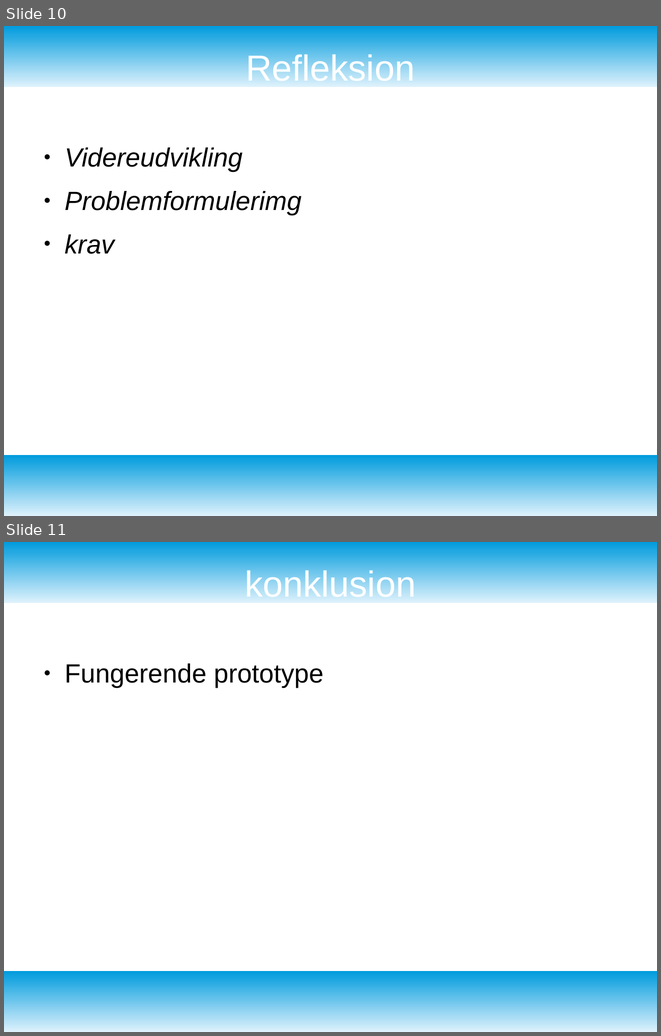
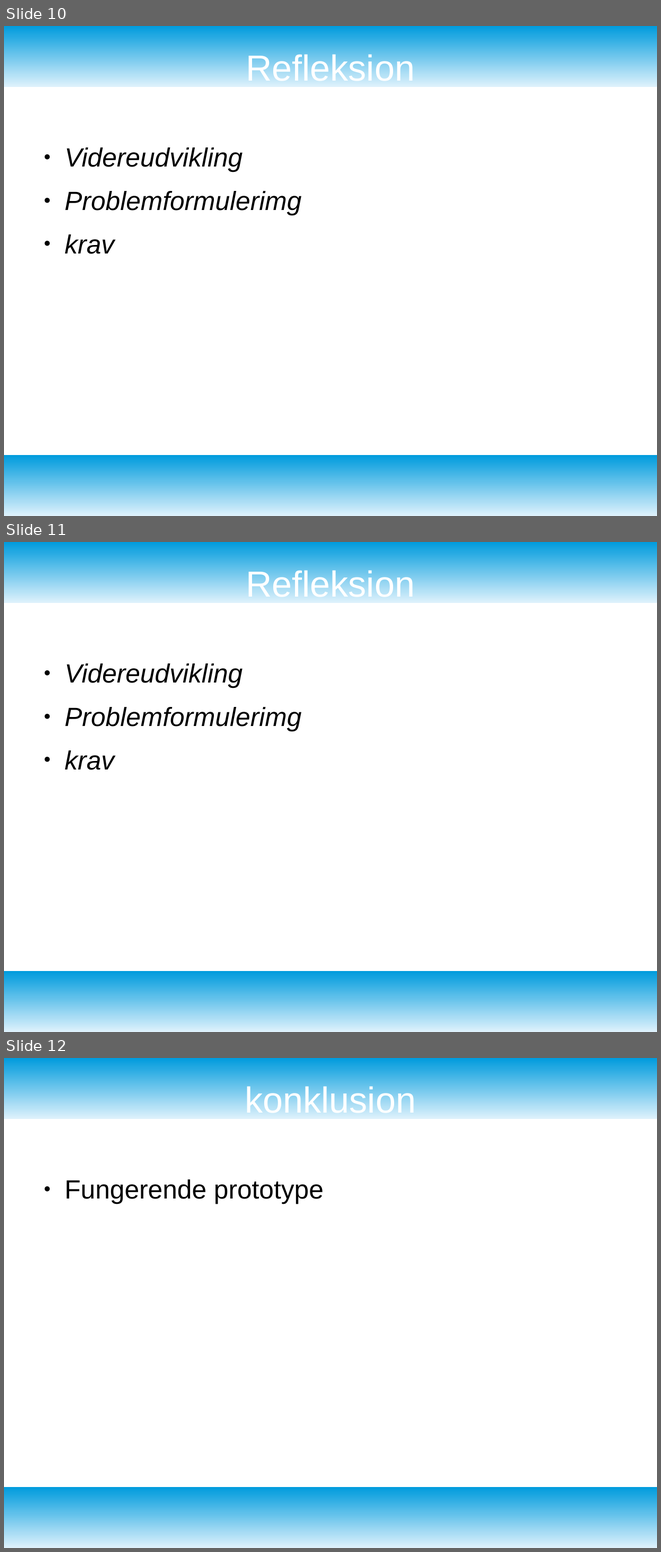
Before and after one commit to KnightOfLastDawn/it_programmering_eksamensprojekt, a slide deck: praesentationen_it__eksamen.odp. Shown one above the other, each under a label of ours: slides 10 and 11 before the commit, slides 10, 11 and 12 after it. The pictures are 661x1036 and 661x1552 pixels, drawn with LibreOffice and Linux fonts; fonts in the diff are those of the drawing. Boxes give left, top, right and bottom in pixels: in the first picture for what was removed or moved away, otherwise in the second. Text is boxed around its words. In the diff, an @@ line names an element or a change of style, - is before the commit and + after.

```diff
--- a/praesentationen_it__eksamen.odp
+++ b/praesentationen_it__eksamen.odp
@@ slide 11 added at [4, 542, 657, 1032], background #FFFFFF; not listed: 2 template elements that a slide beside it also shows @@
@@ title added at [246, 567, 415, 597], 44 pt, text #FFFFFF @@
+Refleksion
@@ text added at [64, 663, 301, 770], 32 pt, text #000000, italic @@
+● Videreudvikling
+● Problemformulerimg
+● krav
@@ what was slide 11 is now slide 12 @@
```
Also in this commit, not shown: 1 slide changed, 1 other file.
